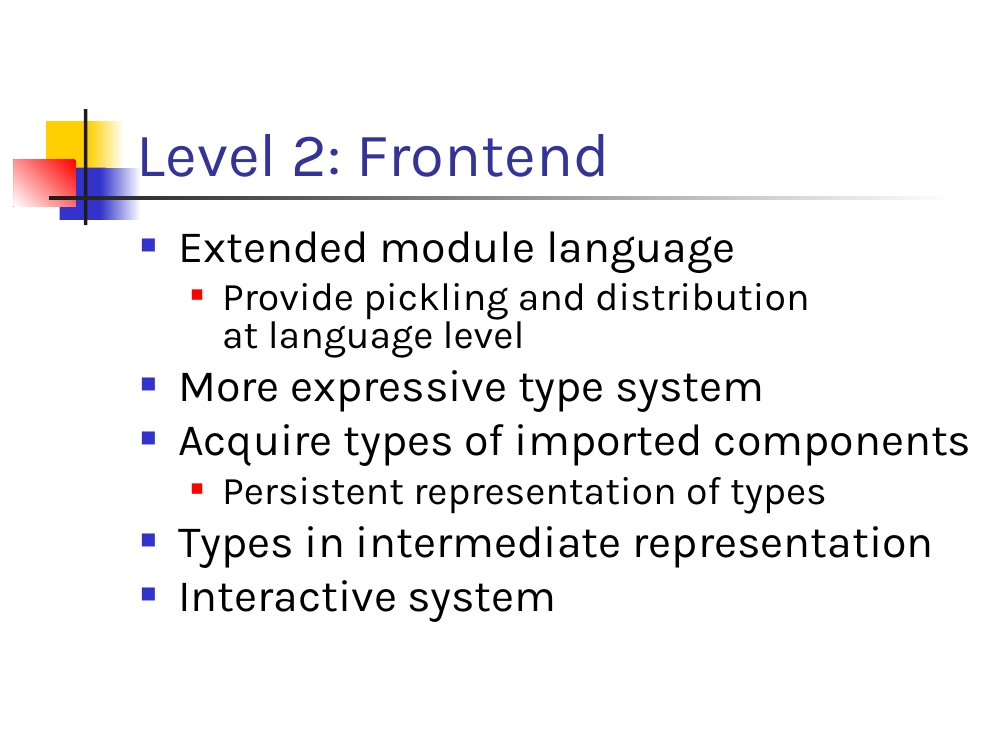
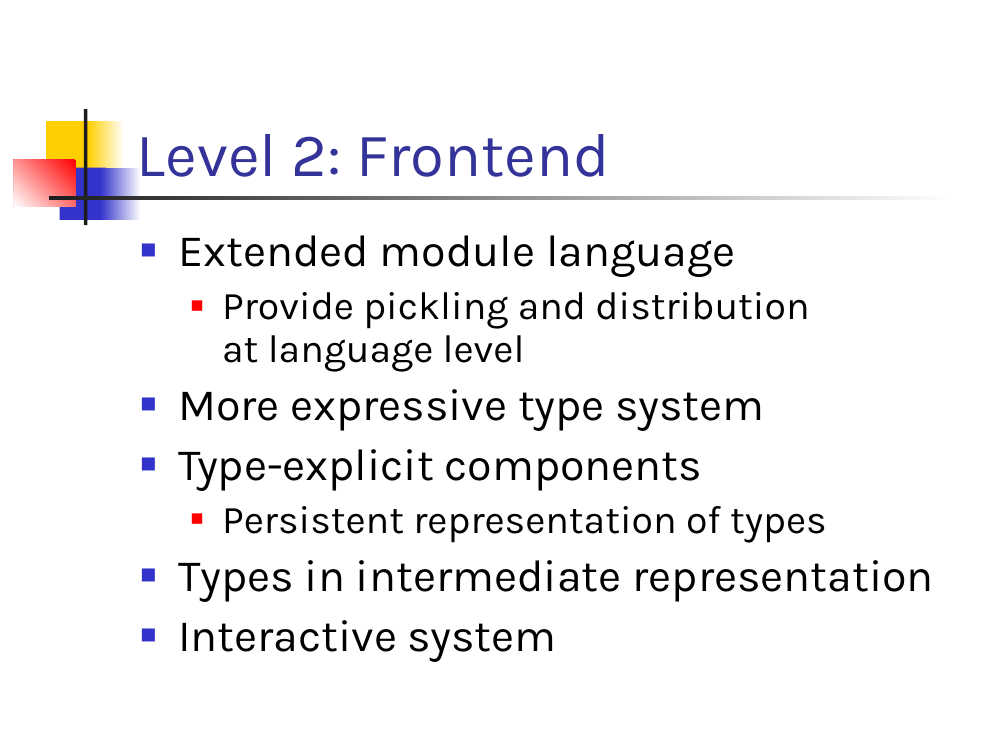
Before and after one commit to doublec/aliceml-abandoned, a slide deck: slide 7 of doc/presentations/progress19990916.ppt. Drawn at 1008x756 pixels with LibreOffice and Linux fonts; fonts in the diff are those of the drawing. Boxes give left, top, right and bottom in pixels: in the first picture for what was removed or moved away, otherwise in the second. Text is boxed around its words. In the diff, an @@ line names an element or a change of style, - is before the commit and + after.

```diff
--- a/doc/presentations/progress19990916.ppt
+++ b/doc/presentations/progress19990916.ppt
@@ text at bbox=[178, 235, 934, 662]: line spacing 0.8 to 0.9 @@
@@ text at bbox=[178, 449, 703, 491]: text changed @@
-■ Acquire types of imported components
+■ Type-explicit components
```
Also in this commit, not shown: 5 other slides changed.
